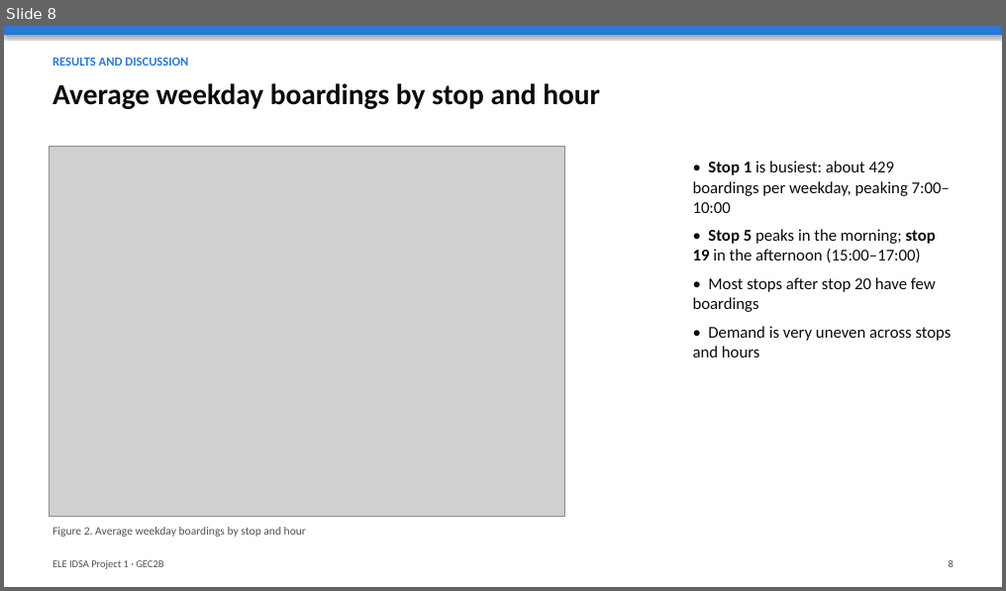
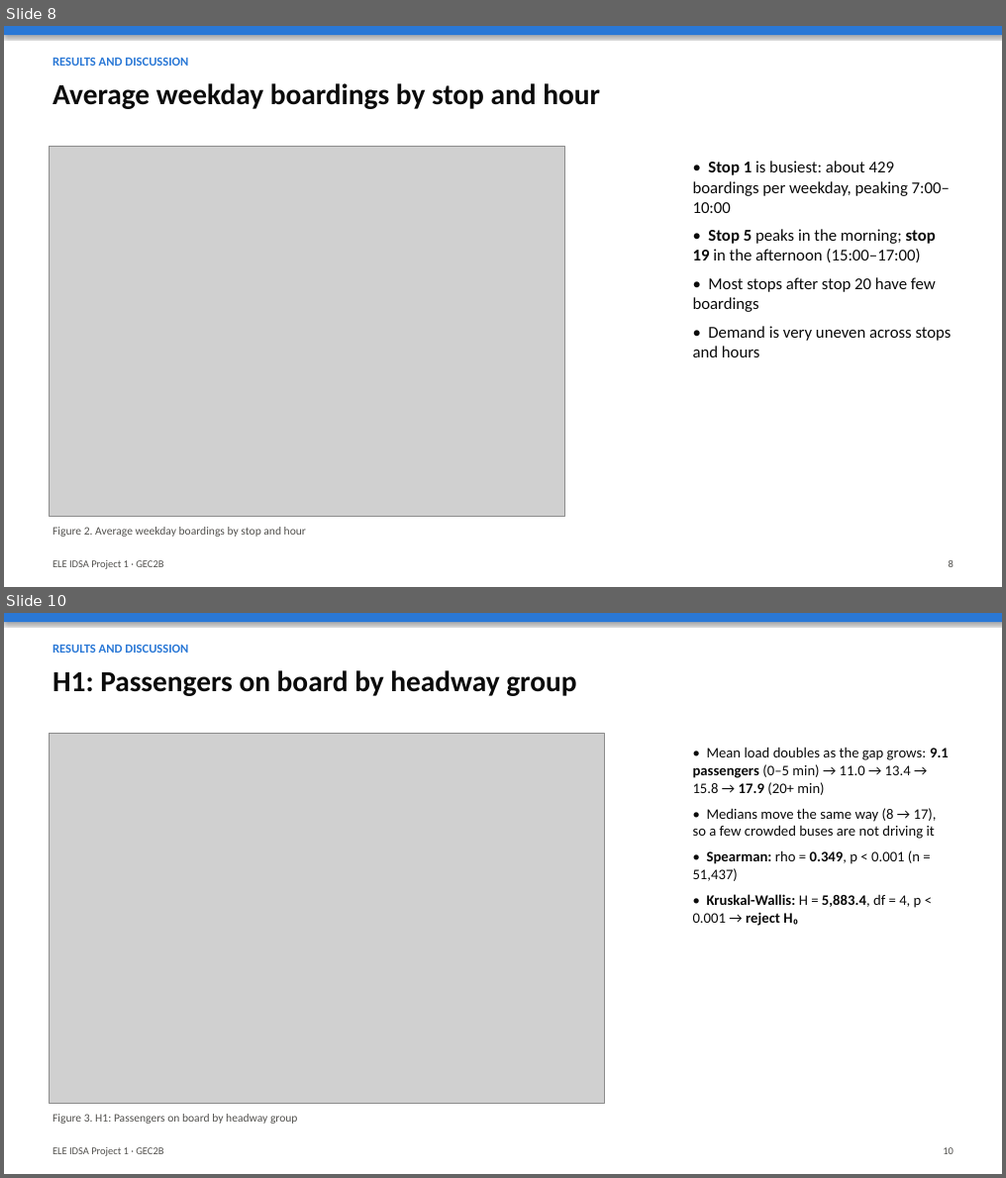
Before and after one commit to RJL-Marquez/ELE-IDSA-PROJECT-1, a slide deck: report/output/ELE_IDSA_Project1_Slides.pptx. Shown one above the other, each under a label of ours: slide 8 before the commit, slides 8 and 10 after it; the slides between them are not shown. The pictures are 1006x591 and 1006x1178 pixels, drawn with LibreOffice and Linux fonts; fonts in the diff are those of the drawing; grey boxes stand for pictures. Boxes give left, top, right and bottom in pixels: in the first picture for what was removed or moved away, otherwise in the second. Text is boxed around its words. In the diff, an @@ line names an element or a change of style, - is before the commit and + after.

```diff
--- a/report/output/ELE_IDSA_Project1_Slides.pptx
+++ b/report/output/ELE_IDSA_Project1_Slides.pptx
@@ slide 10 added at box(4, 613, 1002, 1174), background #FFFFFF @@
@@ rectangle added at box(4, 613, 1002, 622), fill #2A78D6 @@
@@ text added at box(53, 644, 188, 653), 12 pt, text #2A78D6, bold @@
+RESULTS AND DISCUSSION
@@ text added at box(53, 670, 576, 696), 28 pt, text #0B0B0B, bold @@
+H1: Passengers on board by headway group
@@ picture added at box(49, 733, 604, 1103) @@
@@ text added at box(693, 747, 948, 926), 14 pt, text #0B0B0B @@
+• Mean load doubles as the gap grows: 9.1 passengers (0–5 min) → 11.0 → 13.4 → 15.8 → 17.9 (20+ min)
+• Medians move the same way (8 → 17), so a few crowded buses are not driving it
+• Spearman: rho = 0.349, p < 0.001 (n = 51,437)
+• Kruskal-Wallis: H = 5,883.4, df = 4, p < 0.001 → reject H₀
@@ text added at box(53, 1114, 298, 1124), 11 pt, text #52514E @@
+Figure 3. H1: Passengers on board by headway group
@@ text added at box(53, 1148, 163, 1157), 10 pt, text #52514E @@
+ELE IDSA Project 1 · GEC2B
@@ text added at box(943, 1148, 953, 1155), 10 pt, text #52514E @@
+10
```
Also in this commit, not shown: 2 slides changed, 6 other slides added, 3 other files.
